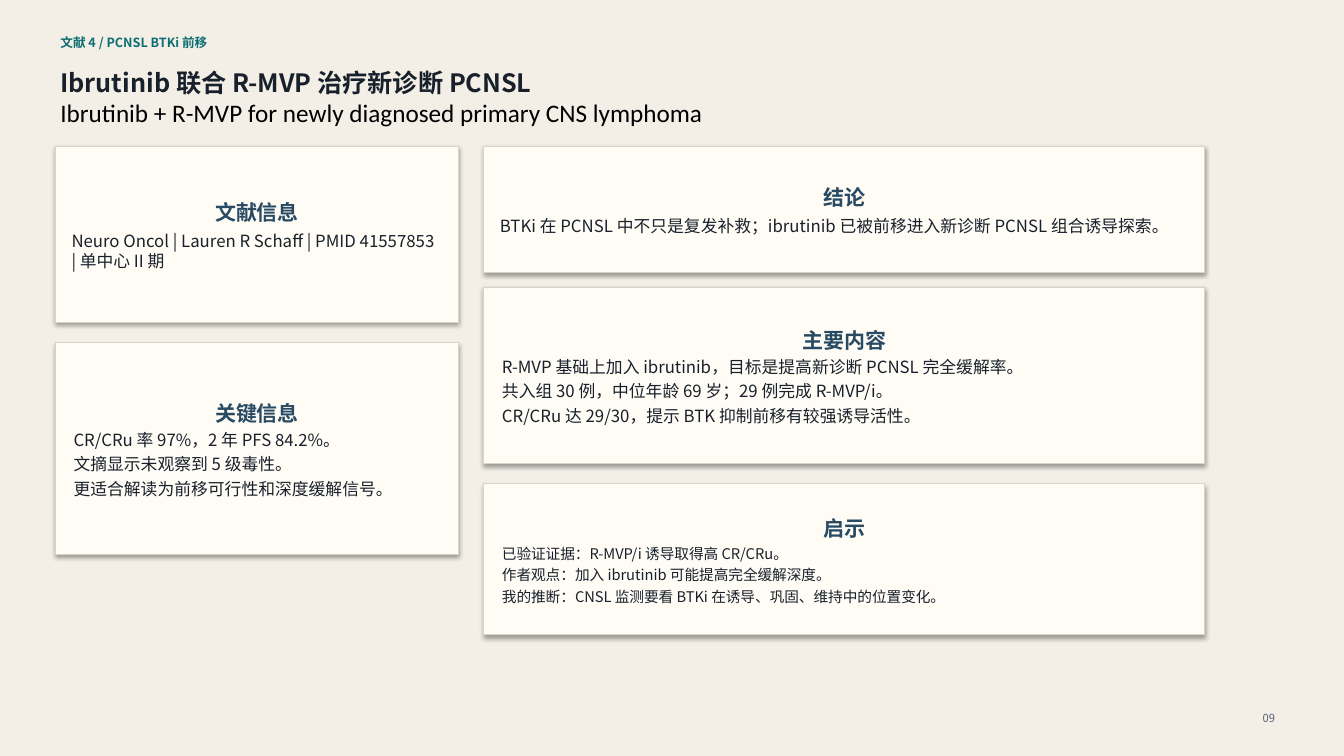
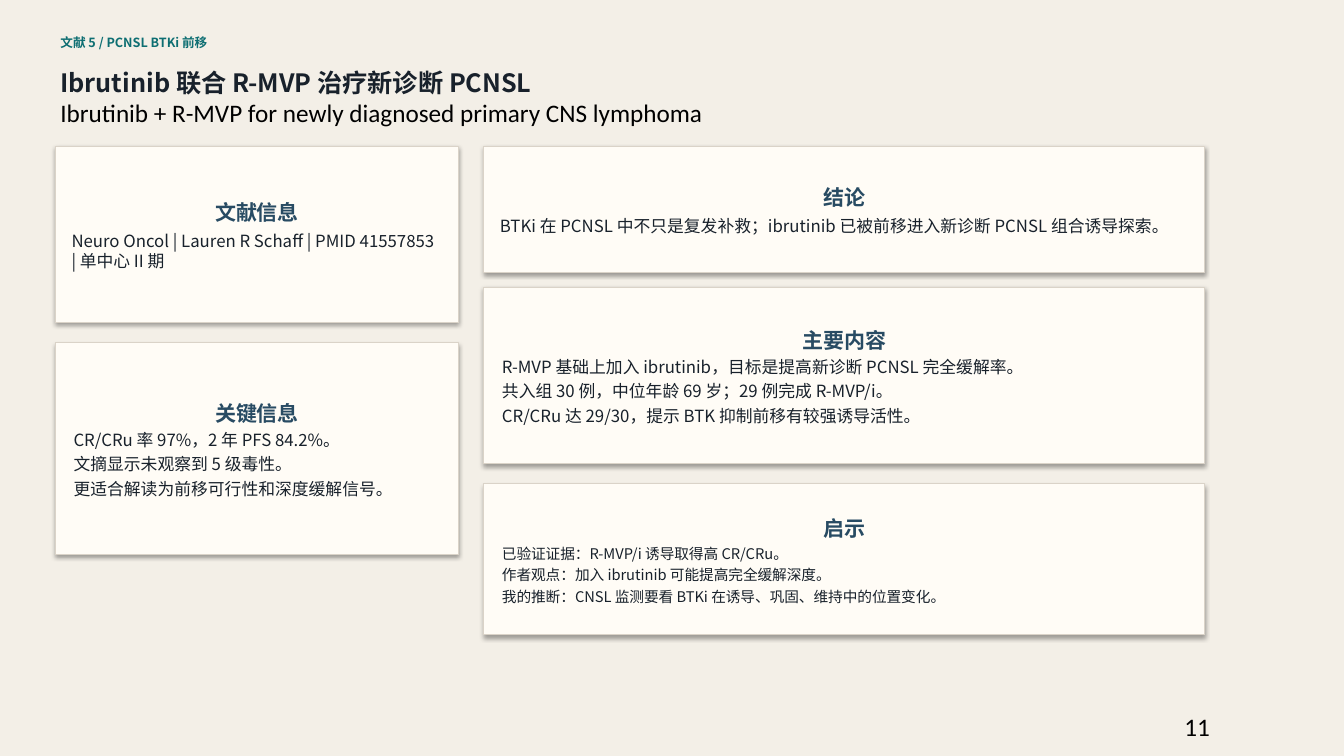
Before and after one commit to zhengyipharmacy-collab/pubmed-lymphoma-slides, a slide deck: slide 11 of archive/2026-06-02/pubmed-dlbcl-cnsl-btki-2026-06-02.pptx (slide 9 before the commit). Drawn at 1344x756 pixels with LibreOffice and Linux fonts; fonts in the diff are those of the drawing. Boxes give left, top, right and bottom in pixels: in the first picture for what was removed or moved away, otherwise in the second. Text is boxed around its words. In the diff, an @@ line names an element or a change of style, - is before the commit and + after.

```diff
--- a/archive/2026-06-02/pubmed-dlbcl-cnsl-btki-2026-06-02.pptx
+++ b/archive/2026-06-02/pubmed-dlbcl-cnsl-btki-2026-06-02.pptx
@@ text at box(60, 34, 207, 51): text changed @@
-文献 4 / PCNSL BTKi 前移
+文献 5 / PCNSL BTKi 前移
@@ text at box(1184, 719, 1210, 736): text changed; size 8 to 18 pt; font Noto Sans CJK SC to Calibri; text colour #586474 to #000000 @@
-09
+11
```
Also in this commit, not shown: 14 other slides changed, 5 other files.
